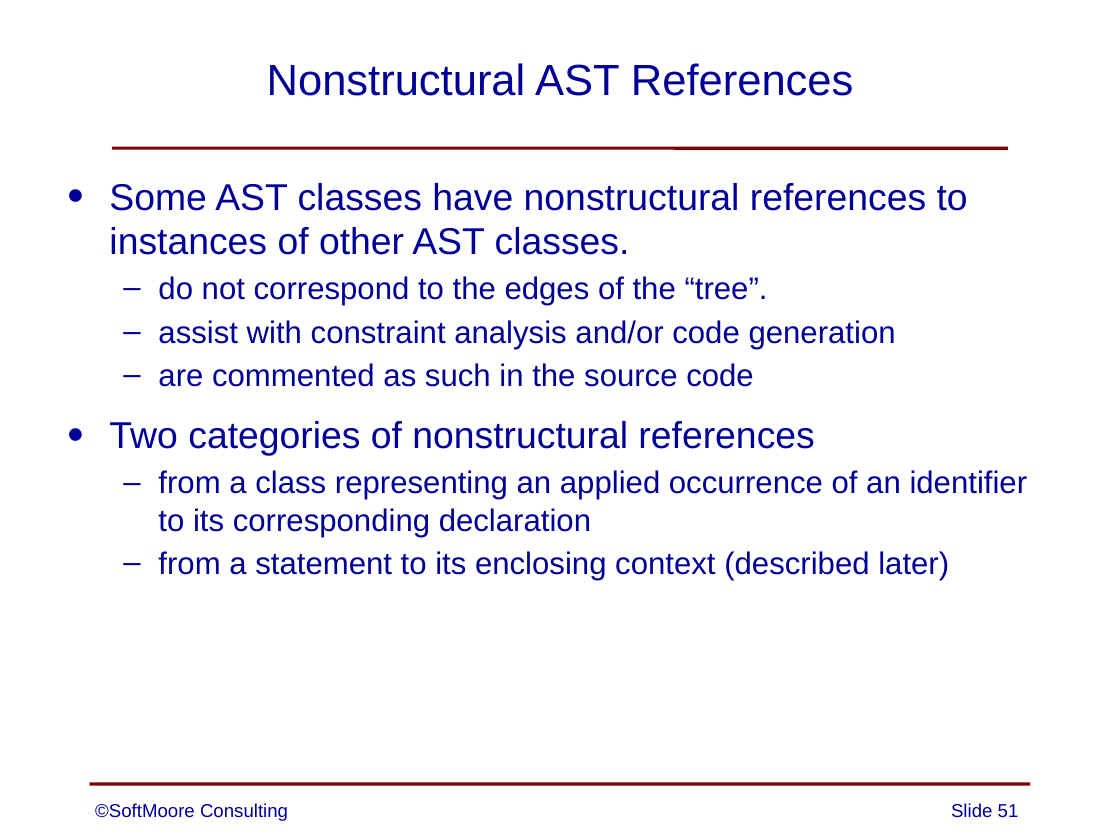
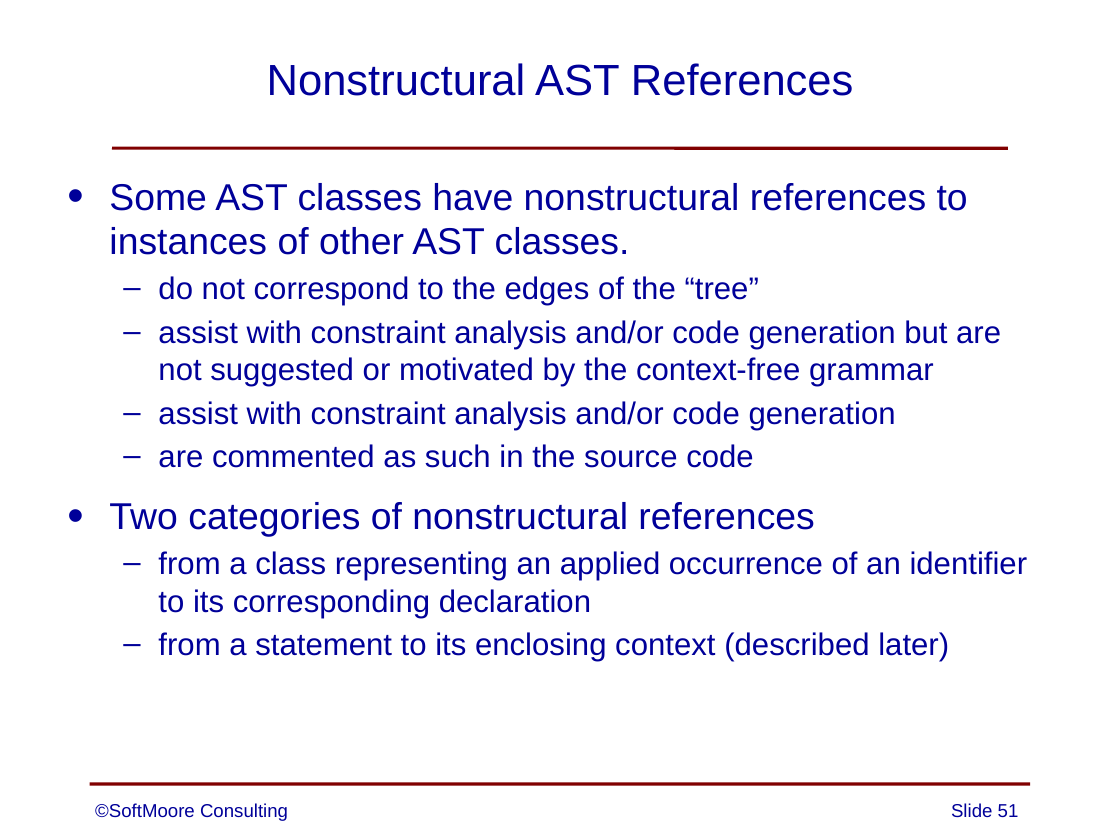
Before and after one commit to SoftMoore/CPRL-Java-4th, a slide deck: slide 51 of PowerPoints/08 - Abstract Syntax Trees.pptx. Drawn at 1120x840 pixels with LibreOffice and Linux fonts; fonts in the diff are those of the drawing. Boxes give left, top, right and bottom in pixels: in the first picture for what was removed or moved away, otherwise in the second. Text is boxed around its words. In the diff, an @@ line names an element or a change of style, - is before the commit and + after.

```diff
--- a/PowerPoints/08 - Abstract Syntax Trees.pptx
+++ b/PowerPoints/08 - Abstract Syntax Trees.pptx
@@ text at (x1=158, y1=276, x2=1001, y2=386): text changed @@
-  – do not correspond to the edges of the “tree”.
+  – do not correspond to the edges of the “tree”
+  – assist with constraint analysis and/or code generation but are
+    not suggested or motivated by the context-free grammar
```
Also in this commit, not shown: 6 other slides changed.
